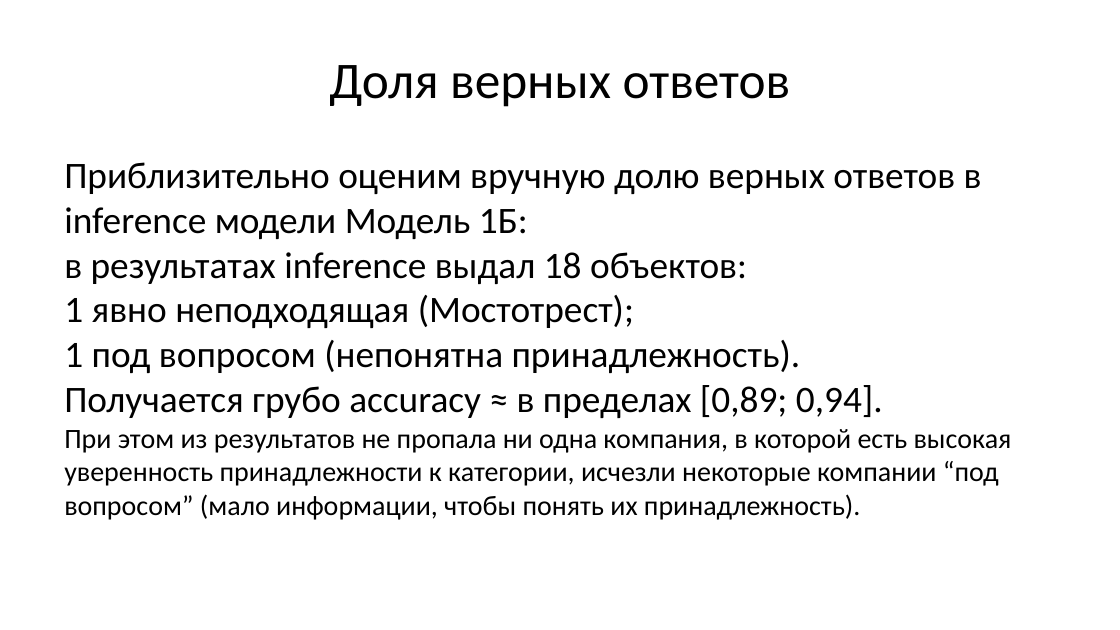
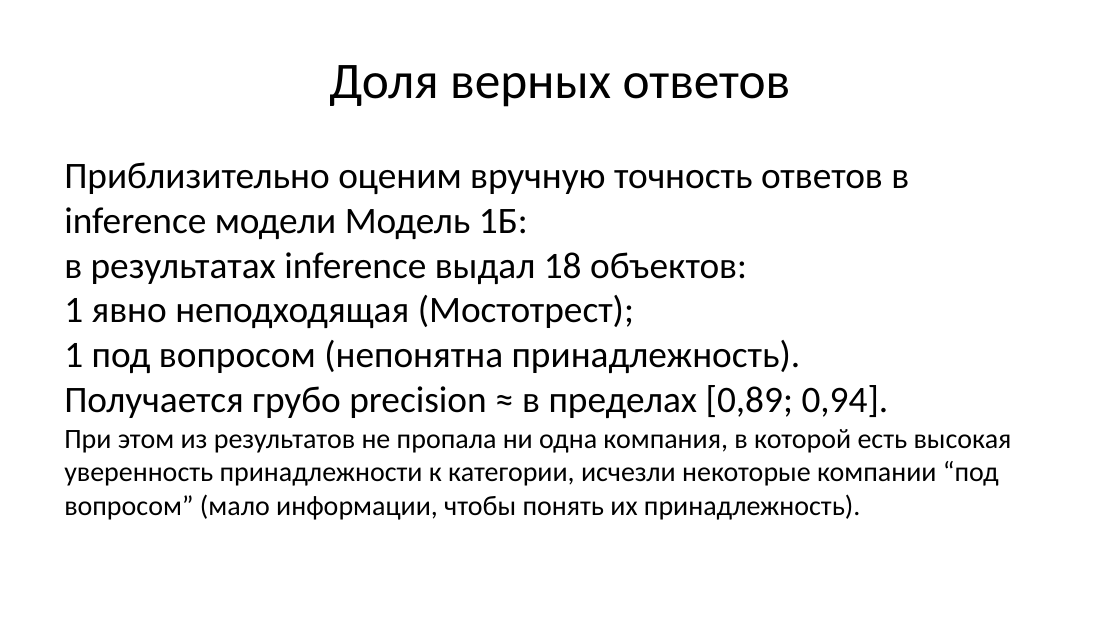
Before and after one commit to Charles-Wi/OtusML, a slide deck: slide 6 of Diploma/User cases при использовании моделей.pptx. Drawn at 1120x630 pixels with LibreOffice and Linux fonts; fonts in the diff are those of the drawing. Boxes give left, top, right and bottom in pixels: in the first picture for what was removed or moved away, otherwise in the second. Text is boxed around its words. In the diff, an @@ line names an element or a change of style, - is before the commit and + after.

```diff
--- a/Diploma/User cases при использовании моделей.pptx
+++ b/Diploma/User cases при использовании моделей.pptx
@@ text at [64, 162, 909, 239]: text changed @@
-Приблизительно оценим вручную долю верных ответов в inference модели Модель 1Б:
+Приблизительно оценим вручную точность ответов в inference модели Модель 1Б:
@@ text at [64, 385, 889, 418]: text changed @@
-Получается грубо accuracy ≈ в пределах [0,89; 0,94].
+Получается грубо precision ≈ в пределах [0,89; 0,94].
```
Also in this commit, not shown: 3 other slides changed, 3 other files.
